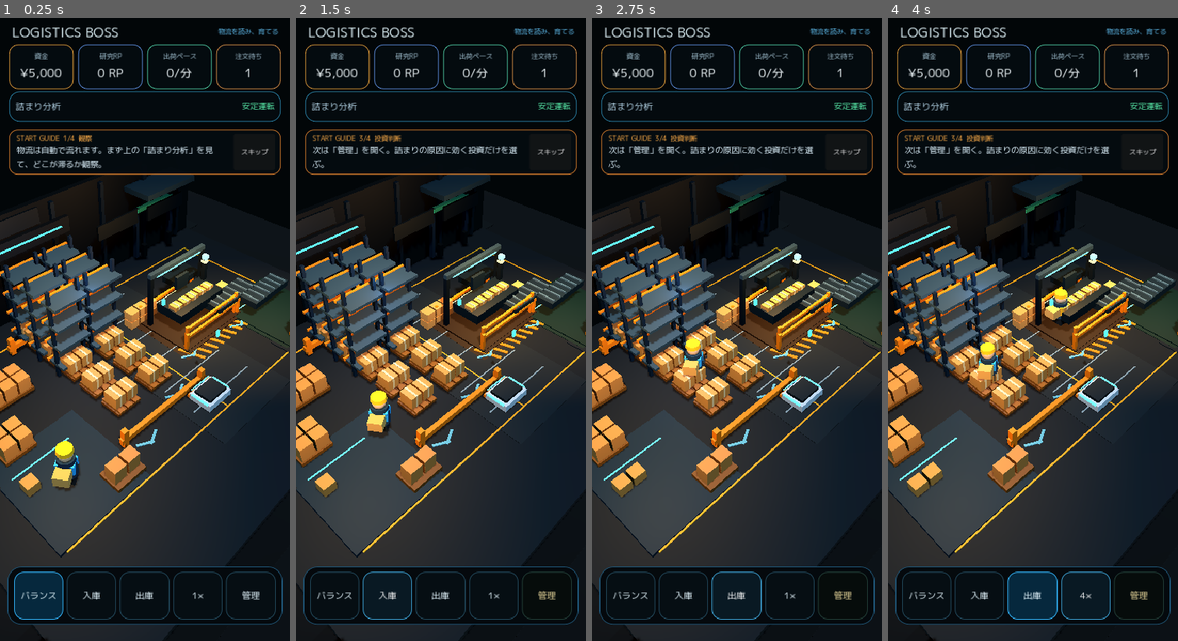
Above: before the commit, frames 1-4 (left to right).
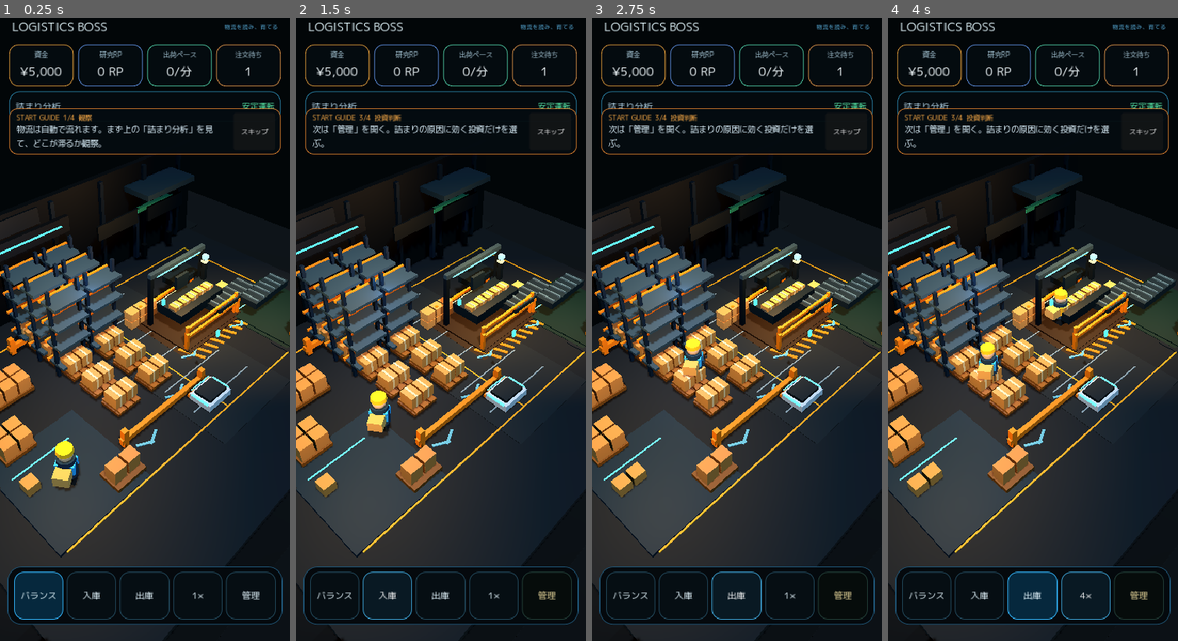
Above: after the commit, the same moments.

Repository: 48wr9f4wgp-lab/Logistics-Boss
Game: Godot game, scene res://scenes/main.tscn
Two runs of this game, one before a commit and one after it. Both use one fixed random seed, a clock stepped at 60 frames per second and the inputs below.
Inputs:
- Up to frame 1 (0.25 s): no input
- Up to frame 2 (1.5 s): click "バランス" at 0.5 s; click "入庫" at 1.25 s
- Up to frame 3 (2.75 s): click "出庫" at 2 s
- Up to frame 4 (4 s): click "1×" at 2.75 s; click "2×" at 3.5 s

The runs differ from the first frame. In frame 1, 4.5% of the frame differs, in the area x 2-98%, y 0-26%; in frame 2, 4.3%; in frame 3, 4.3%; in frame 4, 4.3%.

Commit message:
Compact release command HUD around warehouse view

Diff:
--- a/godot/ui/game_hud_release.gd
+++ b/godot/ui/game_hud_release.gd
@@ -1,16 +1,93 @@
 extends "res://ui/game_hud_feedback.gd"
 class_name ReleaseGameHud
+
+const RELEASE_BRAND_TOP := 4.0
+const RELEASE_BRAND_BOTTOM := 32.0
+const RELEASE_METRICS_TOP := 34.0
+const RELEASE_METRICS_BOTTOM := 86.0
+const RELEASE_BOTTLENECK_TOP := 90.0
+const RELEASE_BOTTLENECK_BOTTOM := 122.0
+const RELEASE_STATUS_TOP := 128.0
+const RELEASE_WAVE_BOTTOM := 174.0
+const RELEASE_FTUE_BOTTOM := 190.0
 
 
 func _ready() -> void:
     super._ready()
-    if _bottleneck_panel != null:
-        # The release HUD is portrait-first. Keep the single-line director chip
-        # compact so onboarding can sit between it and the Management sheet.
-        _bottleneck_panel.offset_top = 116.0
-        _bottleneck_panel.offset_bottom = 150.0
+    _compact_command_hud()
     if _bottleneck != null:
         _bottleneck.add_theme_font_size_override("font_size", 11)
+
+
+func _process(delta: float) -> void:
+    super._process(delta)
+    _sync_release_overlay_visibility()
+
+
+func _compact_command_hud() -> void:
+    # Keep the warehouse as the visual hero. The release HUD retains all live
+    # information but spends less of the portrait viewport on permanent chrome.
+    var brand := _find_brand_strip()
+    if brand != null:
+        brand.offset_top = RELEASE_BRAND_TOP
+        brand.offset_bottom = RELEASE_BRAND_BOTTOM
+        for child in brand.get_children():
+            if child is Label:
+                var label := child as Label
+                label.add_theme_font_size_override("font_size", 16 if label.text == "LOGISTICS BOSS" else 8)
+
+    var metrics := _find_metric_row()
+    if metrics != null:
+        metrics.offset_top = RELEASE_METRICS_TOP
+        metrics.offset_bottom = RELEASE_METRICS_BOTTOM
+        for child in metrics.get_children():
+            if child is PanelContainer:
+                (child as PanelContainer).custom_minimum_size.y = 48.0
+
+    if _bottleneck_panel != null:
+        _bottleneck_panel.offset_top = RELEASE_BOTTLENECK_TOP
+        _bottleneck_panel.offset_bottom = RELEASE_BOTTLENECK_BOTTOM
+
+    # Rank 2+ workload waves and fresh-save onboarding share the same compact
+    # status band. FTUE wins while it is active; waves resume on the next frame.
+    if _wave_panel != null:
+        _wave_panel.offset_top = RELEASE_STATUS_TOP
+        _wave_panel.offset_bottom = RELEASE_WAVE_BOTTOM
+    if _ftue_coach != null:
+        _ftue_coach.offset_top = RELEASE_STATUS_TOP
+        _ftue_coach.offset_bottom = RELEASE_FTUE_BOTTOM
+
+
+func _sync_release_overlay_visibility() -> void:
+    if _wave_panel == null or _ftue_coach == null:
+        return
+    if _ftue_coach.visible:
+        _wave_panel.visible = false
+
+
+func _find_brand_strip() -> HBoxContainer:
+    for child in get_children():
+        if child is not HBoxContainer:
+            continue
+        var row := child as HBoxContainer
+        for item in row.get_children():
+            if item is Label and (item as Label).text == "LOGISTICS BOSS":
+                return row
+    return null
+
+
+func _find_metric_row() -> HBoxContainer:
+    for child in get_children():
+        if child is not HBoxContainer:
+            continue
+        var row := child as HBoxContainer
+        var metric_panels := 0
+        for item in row.get_children():
+            if item is PanelContainer:
+                metric_panels += 1
+        if metric_panels >= 4:
+            return row
+    return null
 
 
 func _bottleneck_text(info: Dictionary) -> String:
